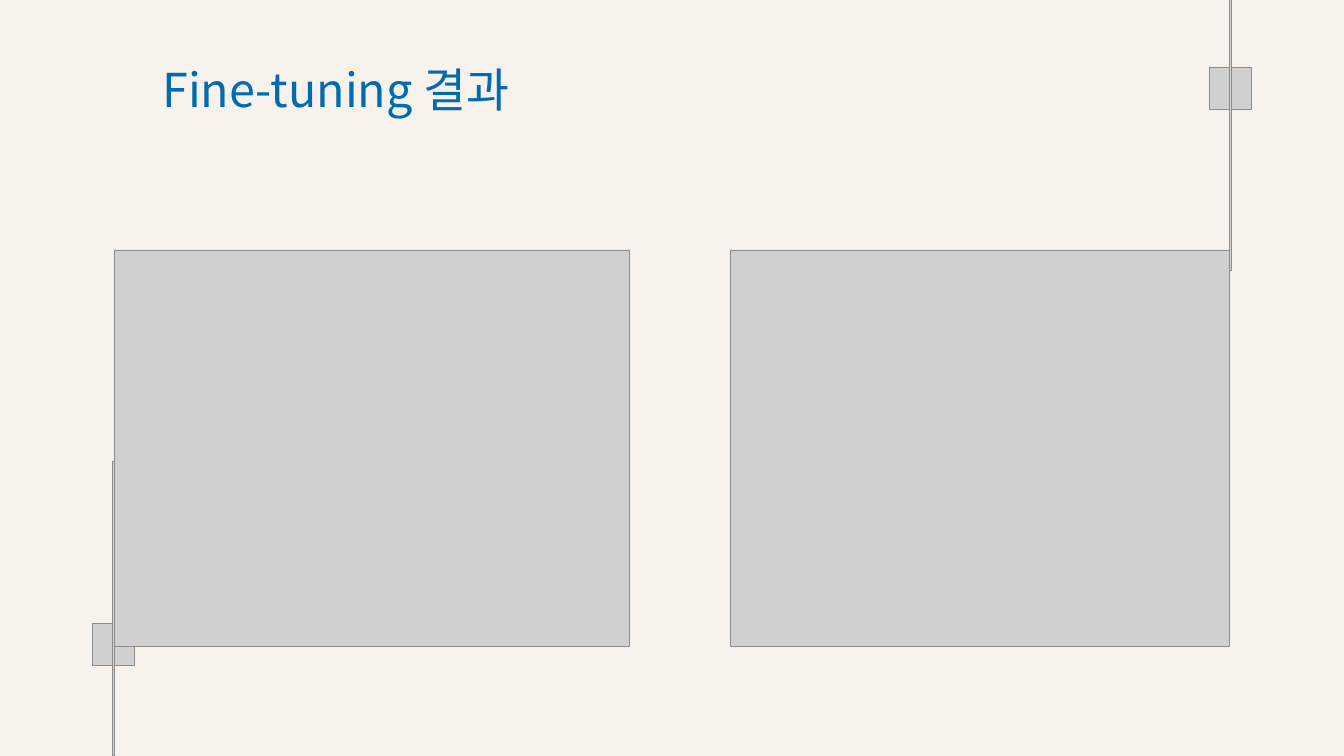
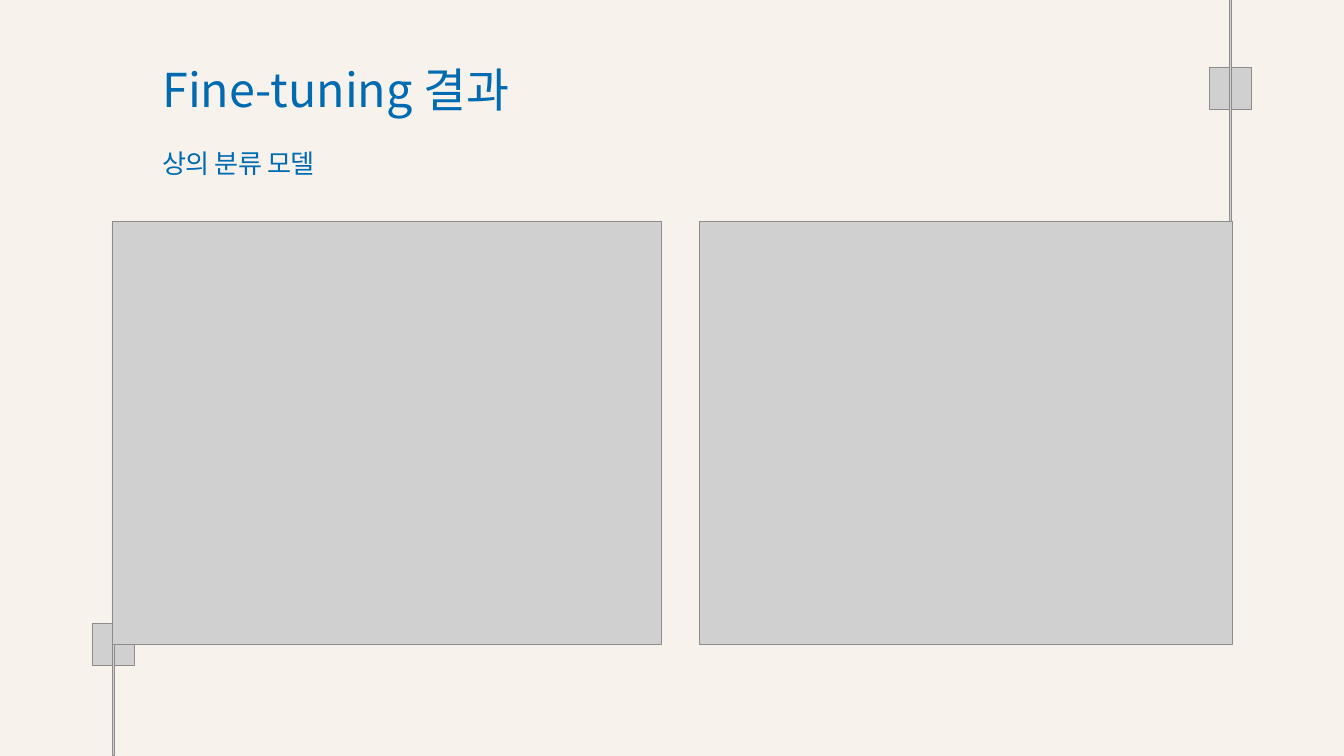
Before and after one commit to Playdata-G-DA35/DA35-final-team2-Item_Classification_RPA, a slide deck: slide 11 of documents/의류 카테고리 분류 모델 결과 보고서.pptx. Drawn at 1344x756 pixels with LibreOffice and Linux fonts; fonts in the diff are those of the drawing; grey boxes stand for pictures; background and template pictures are left out. Boxes give left, top, right and bottom in pixels: in the first picture for what was removed or moved away, otherwise in the second. Text is boxed around its words. In the diff, an @@ line names an element or a change of style, - is before the commit and + after.

```diff
--- a/documents/의류 카테고리 분류 모델 결과 보고서.pptx
+++ b/documents/의류 카테고리 분류 모델 결과 보고서.pptx
@@ text added at (x1=162, y1=151, x2=315, y2=175), 28 pt, text #006BB1 @@
+상의 분류 모델
@@ picture resized from (x1=114, y1=250, x2=630, y2=647) to (x1=112, y1=221, x2=662, y2=644) @@
@@ picture resized from (x1=730, y1=250, x2=1230, y2=647) to (x1=700, y1=221, x2=1232, y2=644) @@
```
Also in this commit, not shown: 5 other slides changed, 5 slides added, 9 slides removed, 2 other files.
